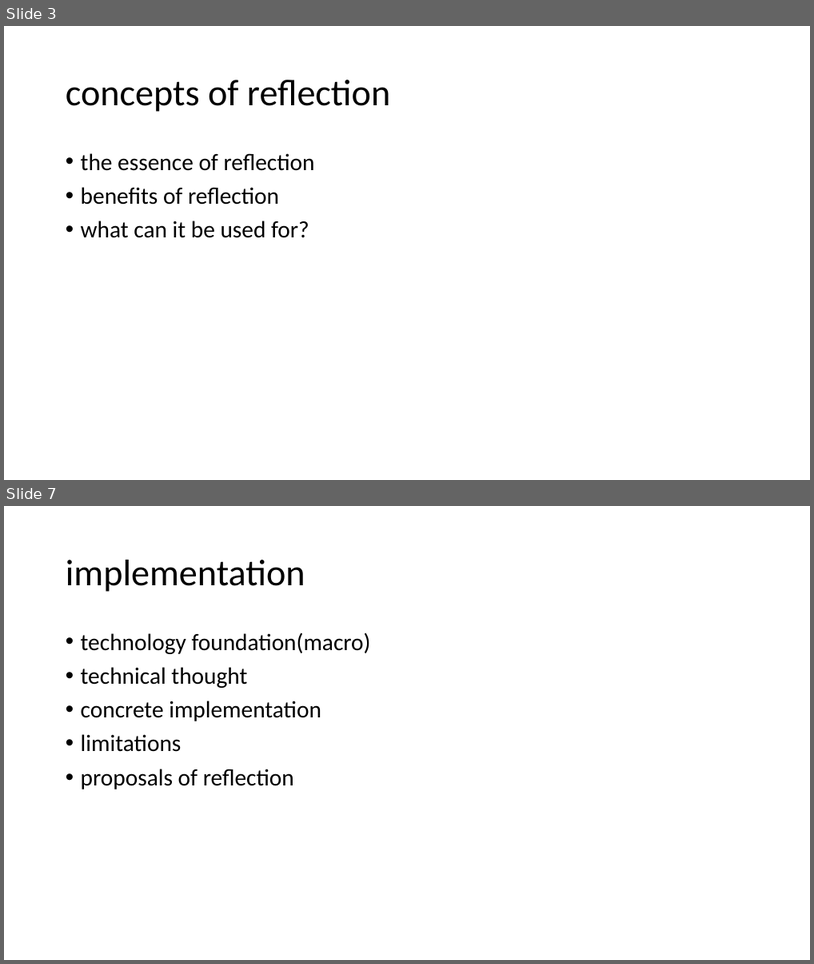
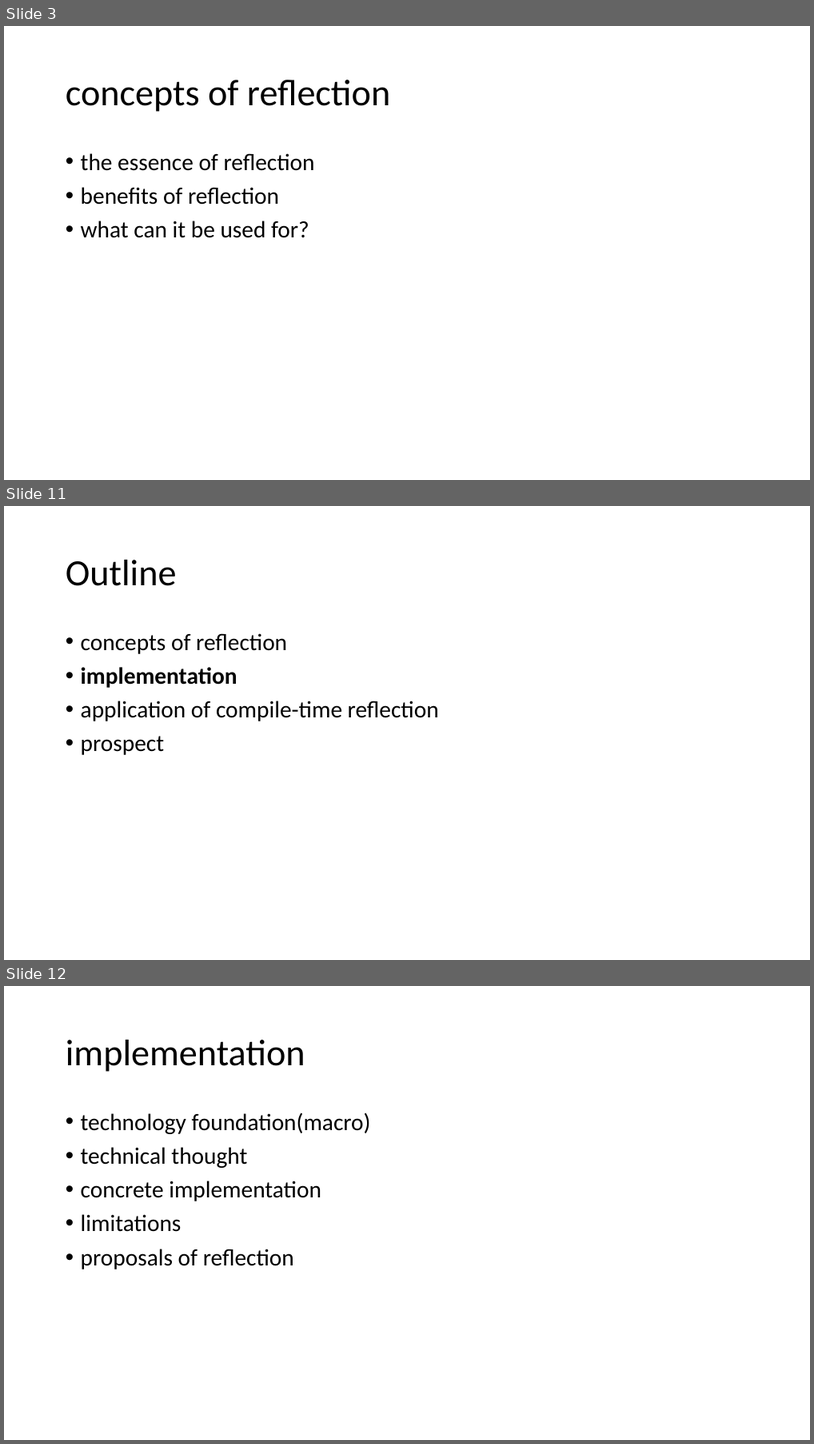
Before and after one commit to qicosmos/cppcon2017, a slide deck: cppcon2017.pptx. Shown one above the other, each under a label of ours: slides 3 and 7 before the commit, slides 3, 11 and 12 after it; the slides between them are not shown. The pictures are 814x964 and 814x1444 pixels, drawn with LibreOffice and Linux fonts; fonts in the diff are those of the drawing. Boxes give left, top, right and bottom in pixels: in the first picture for what was removed or moved away, otherwise in the second. Text is boxed around its words. In the diff, an @@ line names an element or a change of style, - is before the commit and + after.

```diff
--- a/cppcon2017.pptx
+++ b/cppcon2017.pptx
@@ slide 11 added at [4,506,810,960], background #FFFFFF @@
@@ title added at [66,560,177,586], 44 pt, text #000000 @@
+Outline
@@ text added at [81,633,439,755], 28 pt, text #000000 @@
+• concepts of reflection
+• implementation
+• application of compile-time reflection
+• prospect
@@ what was slide 7 is now slide 12 @@
```
Also in this commit, not shown: 4 slides changed, 6 other slides added.
